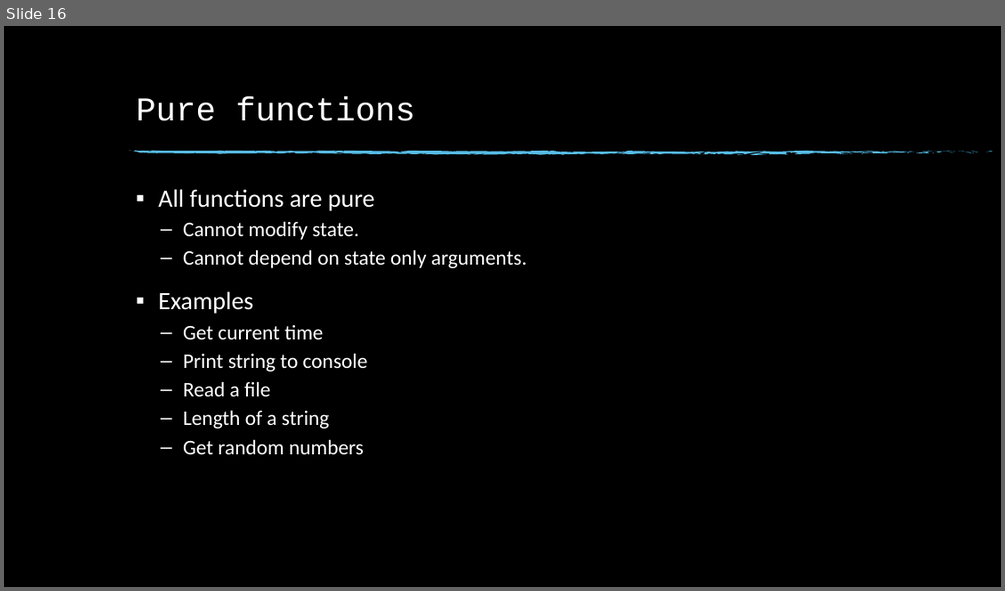
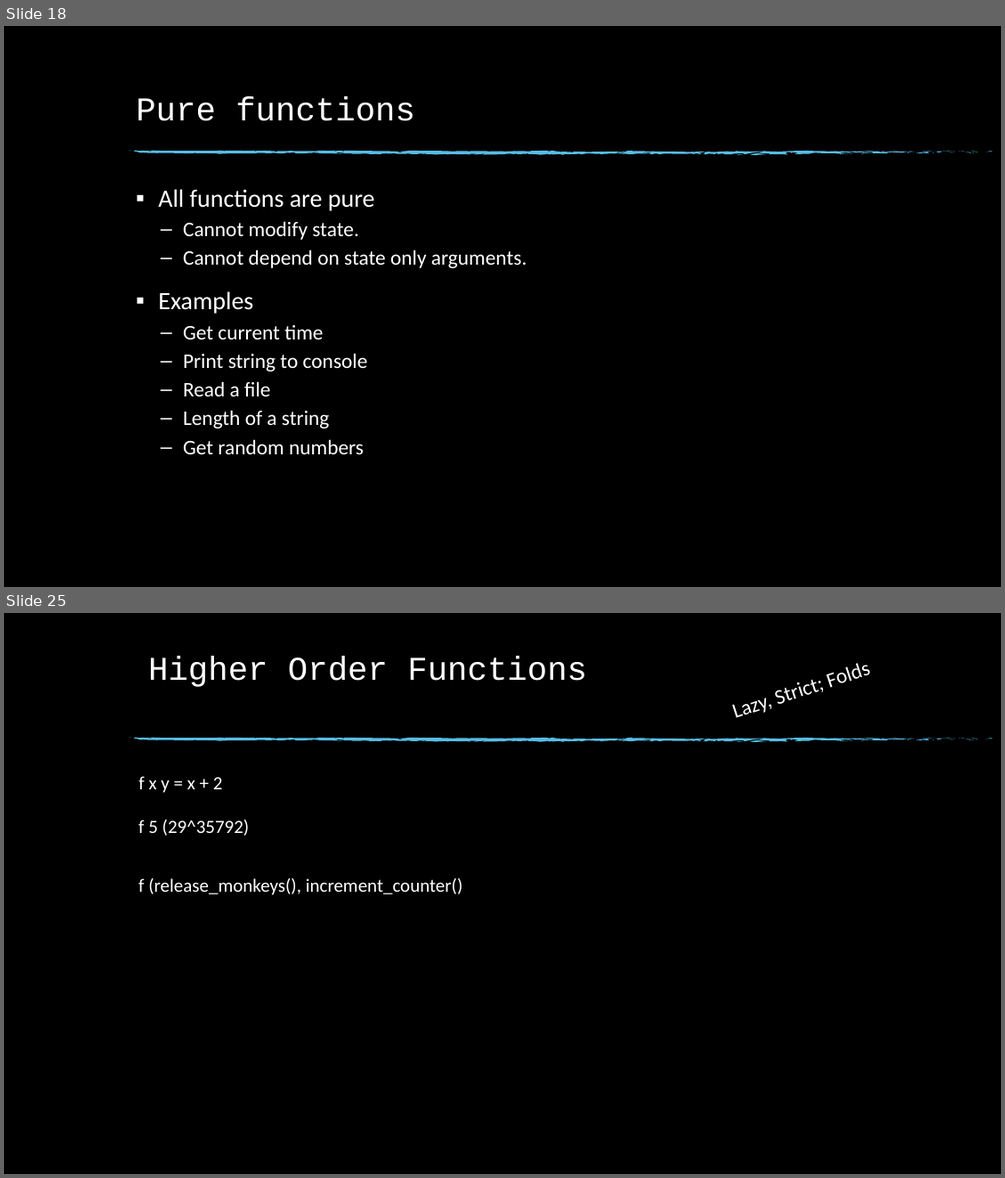
Before and after one commit to anuragjaiswal/haskell-ppt, a slide deck: Haskell.pptx. Shown one above the other, each under a label of ours: slide 16 before the commit, slides 18 and 25 after it; the slides between them are not shown. The pictures are 1005x591 and 1005x1178 pixels, drawn with LibreOffice and Linux fonts; fonts in the diff are those of the drawing; background and template pictures are left out. Boxes give left, top, right and bottom in pixels: in the first picture for what was removed or moved away, otherwise in the second. Text is boxed around its words. In the diff, an @@ line names an element or a change of style, - is before the commit and + after.

```diff
--- a/Haskell.pptx
+++ b/Haskell.pptx
@@ slide 25 added at [4, 613, 1001, 1174], background picture (left out); not listed: 74 template elements that a slide beside it also shows @@
@@ text added at [720, 613, 1001, 730], 20 pt, text #FFFFFF @@
+Lazy, Strict; Folds
@@ text added at [148, 657, 587, 687], 32 pt, text #FFFFFF @@
+Higher Order Functions
@@ text added at [138, 776, 223, 793], 18 pt, text #FFFFFF @@
+f x y = x + 2
@@ text added at [138, 819, 250, 835], 18 pt, text #FFFFFF @@
+f 5 (29^35792)
@@ text added at [138, 878, 463, 895], 18 pt, text #FFFFFF @@
+f (release_monkeys(), increment_counter()
@@ what was slide 16 is now slide 18 @@
```
Also in this commit, not shown: 3 slides changed, 5 other slides added, 2 slides removed, 1 other file.
